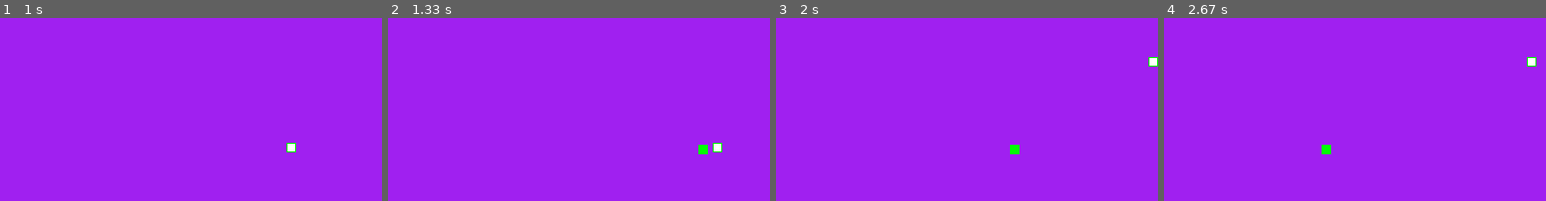
Above: before the commit, frames 1-4 (left to right).
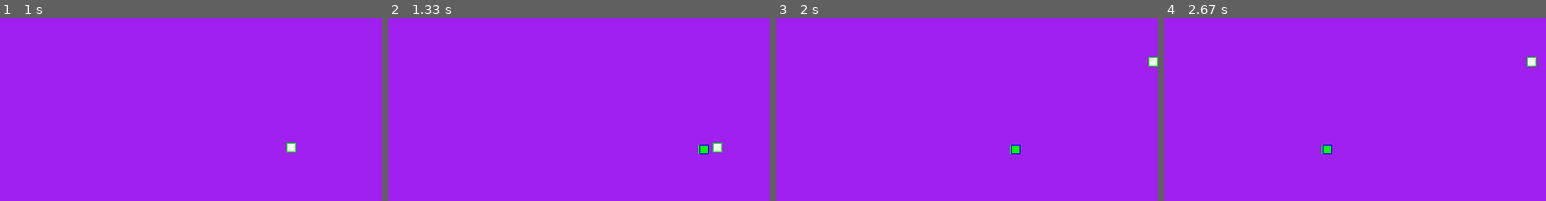
Above: after the commit, the same moments.

Repository: JPaoloMaloles/Pygame-Shooter
Game: pygame game, started from gamecycle.py
Two runs of this game, one before a commit and one after it. Both use one fixed random seed, a clock stepped at 60 frames per second and the inputs below.
Inputs (mouse positions are % of the whole screen's width and height, from its top left):
- Up to frame 1 (1 s): tap Space at 0.33 s; hold D from 0.67 s (still down)
- Up to frame 2 (1.33 s): release D at 1.13 s; click (26, 53) at 1.22 s
- Up to frame 3 (2 s): hold W 1.5-1.8 s; move the mouse to (60, 75) at 1.53 s; hold D from 1.83 s (still down)
- Up to frame 4 (2.67 s): release D at 2.3 s; hold A from 2.33 s (still down)
The pictures show only the part of the screen within x 25-75%, y 18-68%; the shares and areas given below are measured in that part.

Frame 1 is identical in both runs. In frame 2, less than 0.1% of the frame differs, in the area x 81-84%, y 69-75%; in frame 3, less than 0.1%; in frame 4, less than 0.1%.

Commit message:
implemented rectangles to projectiles

Diff:
--- a/Projectiles.py
+++ b/Projectiles.py
@@ -8,9 +8,11 @@
         self.rectangle = self.surface.get_rect(topleft=(self.position))
 
     def fill(self, display_surface):
+        self.rectangle = self.surface.get_rect(topleft=self.position)
         self.surface.fill(f'{self.color}')
         display_surface.blit(self.surface, self.position)
-        print(f"blast_projectile rendered at {self.position}")
+        print(f"Projectile rendered at {self.position}")
+        pygame.draw.rect(display_surface, 'Blue', self.rectangle, 1)
 
 class BlastProjectile(ProjectileClass):
     def __init__(self, input):
@@ -18,9 +20,6 @@
         self.target_position = input["mouse_position"]
 
     def shoot(self):
-        # mouse_position = pygame.Vector2(
-        #     pygame.mouse.get_pos()[0], pygame.mouse.get_pos()[1])
-
         print(f' mouse x position is {self.target_position.x}')
         if abs((self.target_position.x - self.position.x)/0.5) >= 0.5:
             if self.target_position.x > self.position.x:
@@ -43,42 +42,34 @@
 
 
 
-# class FollowProjectile:
-#     def __init__(self, input):
-#         self.projectile_color = input["projectile_color"]
-#         self.position = pygame.Vector2(
-#             input['x_position'], input['y_position'])
-#         self.projectile = pygame.Surface((10, 10))
-#         self.target_position = input["mouse_position"]
+class FollowProjectile(ProjectileClass):
+    def __init__(self, input):
+        super().__init__(input)
+        self.target_position = input["mouse_position"]
 
-#     def fill(self):
-#         self.projectile.fill(f'{self.projectile_color}')
-#         display_surface.blit(self.projectile, self.position)
-#         print(f"projectile created at {self.position}")
+    def tracking(self):
+        dynamic_mouse_position = pygame.Vector2(
+            pygame.mouse.get_pos()[0], pygame.mouse.get_pos()[1])
 
-#     def tracking(self):
-#         dynamic_mouse_position = pygame.Vector2(
-#             pygame.mouse.get_pos()[0], pygame.mouse.get_pos()[1])
-
-#         print(f' mouse x position is {dynamic_mouse_position.x}')
-#         if abs((dynamic_mouse_position.x - self.position.x)/0.5) >= 0.5:
-#             if dynamic_mouse_position.x > self.position.x:
-#                 self.position.x = self.position.x + \
-#                     ((dynamic_mouse_position.x - self.position.x) /
-#                      ((dynamic_mouse_position.x - self.position.x)/2))
-#             else:
-#                 self.position.x = self.position.x - \
-#                     ((dynamic_mouse_position.x - self.position.x) /
-#                      ((dynamic_mouse_position.x - self.position.x)/2))
-#         if abs((dynamic_mouse_position.y - self.position.y)/0.5) >= 0.5:
-#             if dynamic_mouse_position.y > self.position.y:
-#                 self.position.y = self.position.y + \
-#                     ((dynamic_mouse_position.y - self.position.y) /
-#                      ((dynamic_mouse_position.y - self.position.y)/2))
-#             else:
-#                 self.position.y = self.position.y - \
-#                     ((dynamic_mouse_position.y - self.position.y) /
-#                      ((dynamic_mouse_position.y - self.position.y)/2))
+        print(f' mouse x position is {dynamic_mouse_position.x}')
+        if abs((dynamic_mouse_position.x - self.position.x)/0.5) >= 0.5:
+            if dynamic_mouse_position.x > self.position.x:
+                self.position.x = self.position.x + \
+                    ((dynamic_mouse_position.x - self.position.x) /
+                     ((dynamic_mouse_position.x - self.position.x)/2))
+            else:
+                self.position.x = self.position.x - \
+                    ((dynamic_mouse_position.x - self.position.x) /
+                     ((dynamic_mouse_position.x - self.position.x)/2))
+        if abs((dynamic_mouse_position.y - self.position.y)/0.5) >= 0.5:
+            if dynamic_mouse_position.y > self.position.y:
+                self.position.y = self.position.y + \
+                    ((dynamic_mouse_position.y - self.position.y) /
+                     ((dynamic_mouse_position.y - self.position.y)/2))
+            else:
+                self.position.y = self.position.y - \
+                    ((dynamic_mouse_position.y - self.position.y) /
+                     ((dynamic_mouse_position.y - self.position.y)/2))
 
 
 # class CreateProjectile:
--- a/gamecycle.py
+++ b/gamecycle.py
@@ -4,7 +4,7 @@
 import time
 from Player import PlayerClass
 from Enemy import EnemyClass
-from Projectiles import ProjectileClass, BlastProjectile
+from Projectiles import ProjectileClass, BlastProjectile, FollowProjectile
 
 
 pygame.init()
@@ -70,6 +70,17 @@
         if pygame.Rect.colliderect(player.player_rect, enemy.rectangle):
             continue_game = False
     return continue_game
+
+def player_movement(player_position):
+    keys = pygame.key.get_pressed()
+    if keys[pygame.K_w]:
+        player_position.y -= 300 * dt
+    if keys[pygame.K_s]:
+        player_position.y += 300 * dt
+    if keys[pygame.K_a]:
+        player_position.x -= 300 * dt
+    if keys[pygame.K_d]:
+        player_position.x += 300 * dt
 
 
 # ------------------------------------------------------ game cycle
@@ -116,15 +127,17 @@
     #     for player in players:
     #         print(player)
     #     print('=====')
-        keys = pygame.key.get_pressed()
-        if keys[pygame.K_w]:
-            player_position.y -= 300 * dt
-        if keys[pygame.K_s]:
-            player_position.y += 300 * dt
-        if keys[pygame.K_a]:
-            player_position.x -= 300 * dt
-        if keys[pygame.K_d]:
-            player_position.x += 300 * dt
+        player_movement(player_position)
+        # player_click()
+        # keys = pygame.key.get_pressed()
+        # if keys[pygame.K_w]:
+        #     player_position.y -= 300 * dt
+        # if keys[pygame.K_s]:
+        #     player_position.y += 300 * dt
+        # if keys[pygame.K_a]:
+        #     player_position.x -= 300 * dt
+        # if keys[pygame.K_d]:
+        #     player_position.x += 300 * dt
 
         mouse_click = pygame.mouse.get_pressed()
         if time_passed - time_since_last_projectile_created >= 1:
